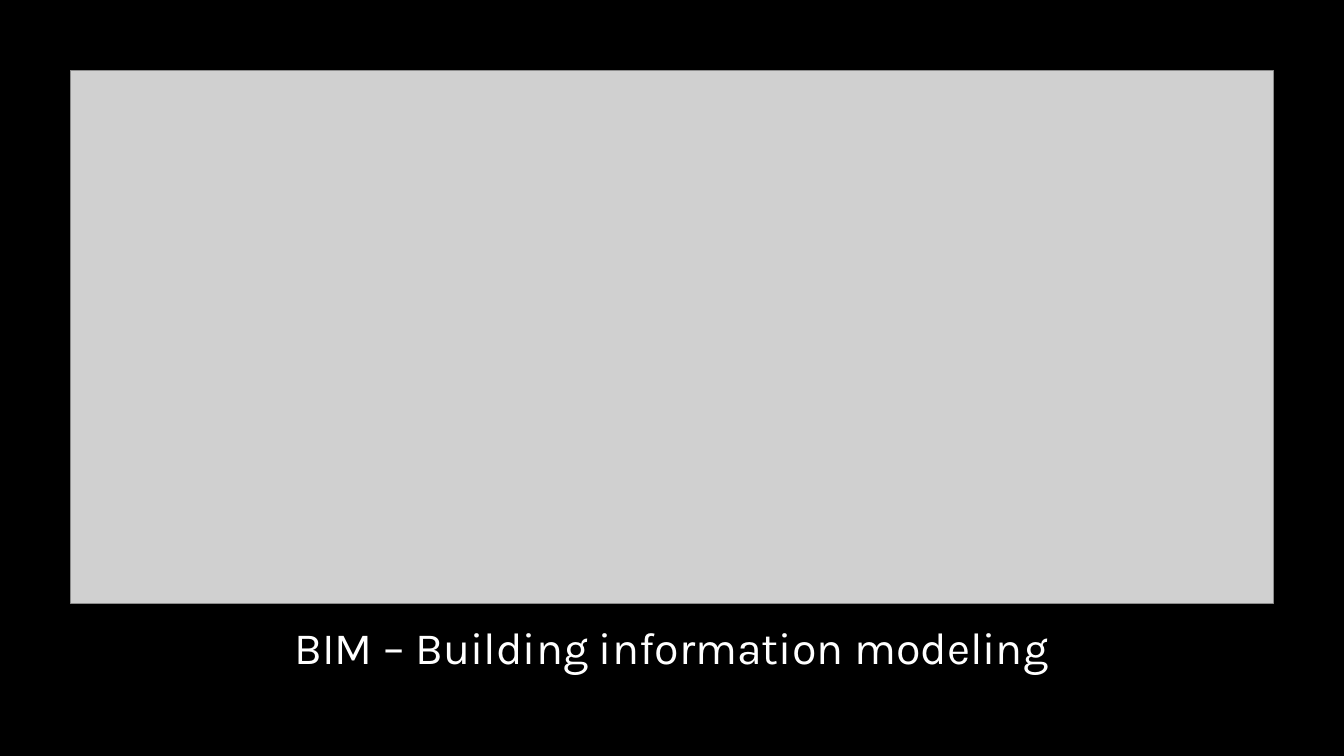
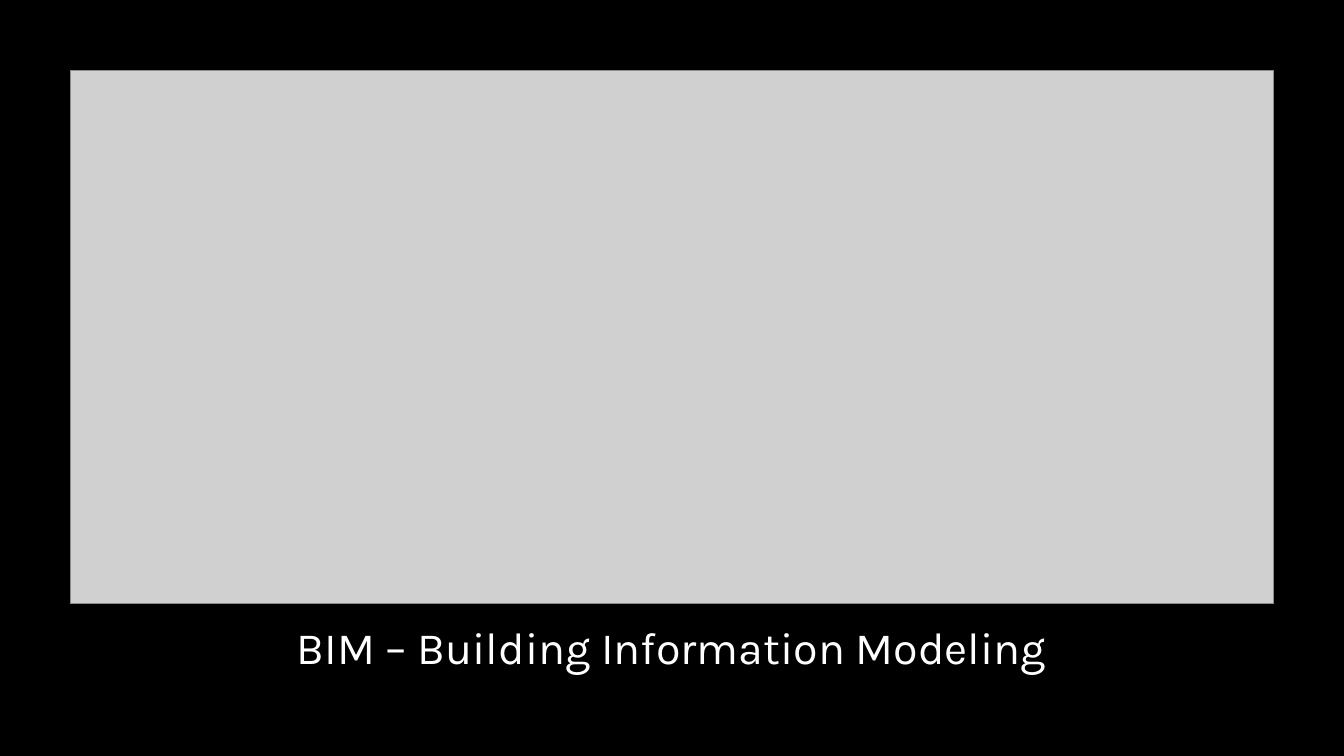
Before and after one commit to IzowRM/Stage-Cetic, a slide deck: slide 3 of Doc Slide/Enhanced Automated Construction Quantity Takeoff.pptx. Drawn at 1344x756 pixels with LibreOffice and Linux fonts; fonts in the diff are those of the drawing; grey boxes stand for pictures. Boxes give left, top, right and bottom in pixels: in the first picture for what was removed or moved away, otherwise in the second. Text is boxed around its words. In the diff, an @@ line names an element or a change of style, - is before the commit and + after.

```diff
--- a/Doc Slide/Enhanced Automated Construction Quantity Takeoff.pptx
+++ b/Doc Slide/Enhanced Automated Construction Quantity Takeoff.pptx
@@ title at <box>297,633,1046,675</box>: text changed @@
-BIM – Building information modeling
+BIM – Building Information Modeling
```
Also in this commit, not shown: 4 other slides changed, 11 slides added, 33 other files.
